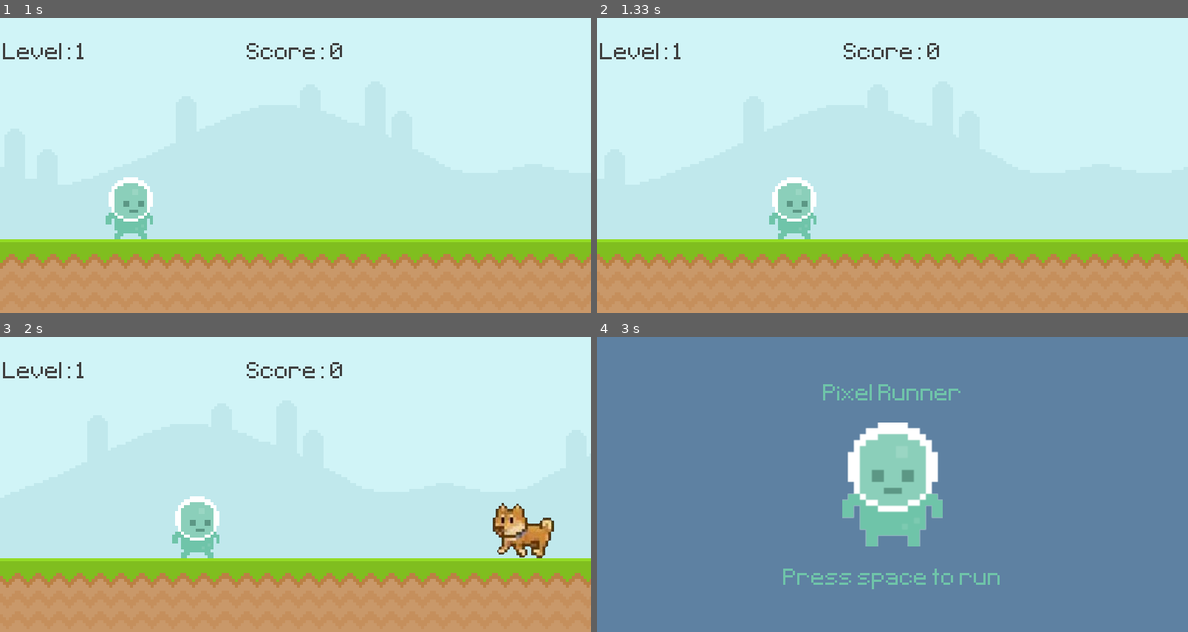
Above: before the commit, frames 1-4 (two rows, left to right).
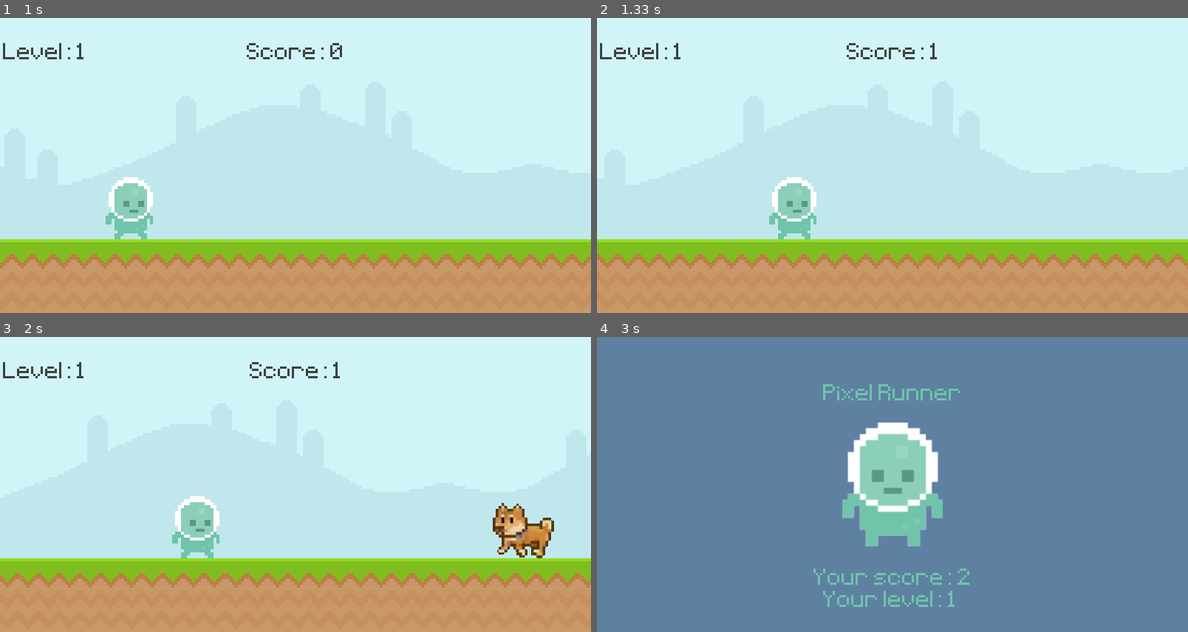
Above: after the commit, the same moments.

Repository: Thower56/Pygame_Runner
Game: pygame game, started from main.py
Two runs of this game, one before a commit and one after it. Both use one fixed random seed, a clock stepped at 60 frames per second and the inputs below.
Inputs:
- Up to frame 1 (1 s): tap Space at 0.33 s; hold D from 0.67 s (still down)
- Up to frame 2 (1.33 s): release D at 1.13 s; hold D from 1.17 s (still down)
- Up to frame 3 (2 s): release D at 1.63 s; hold A from 1.67 s (still down)
- Up to frame 4 (3 s): release A at 2.2 s; hold A 2.23-2.63 s

Frame 1 is identical in both runs. In frame 2, 0.3% of the frame differs, in the area x 41-58%, y 8-14%; in frame 3, 0.3%; in frame 4, 1.0%, in the area x 31-69%, y 78-92%.

Commit message:
Background ok avec le score

Diff:
--- a/GameLogic.py
+++ b/GameLogic.py
@@ -6,6 +6,7 @@
     def __init__(self):
         self.game_active = False
         self.stage_done = False
+        self.start_time = 0
         self.index_level = 1
         self.score = 0
         self.obstacle_timer = pygame.USEREVENT + 1
@@ -36,10 +37,12 @@
 
 
     def calculate_score(self) -> None:
-        current_time = int(pygame.time.get_ticks()/1000) - self.start_time
-        self.score = current_time
+        if self.game_active:
+            current_time = int(pygame.time.get_ticks()/1000) - self.start_time
+            self.score = current_time
 
     def get_score(self) -> int:
+        self.calculate_score()
         return self.score
 
     def check_win_condition(self, p_obstacle_group) -> None:
